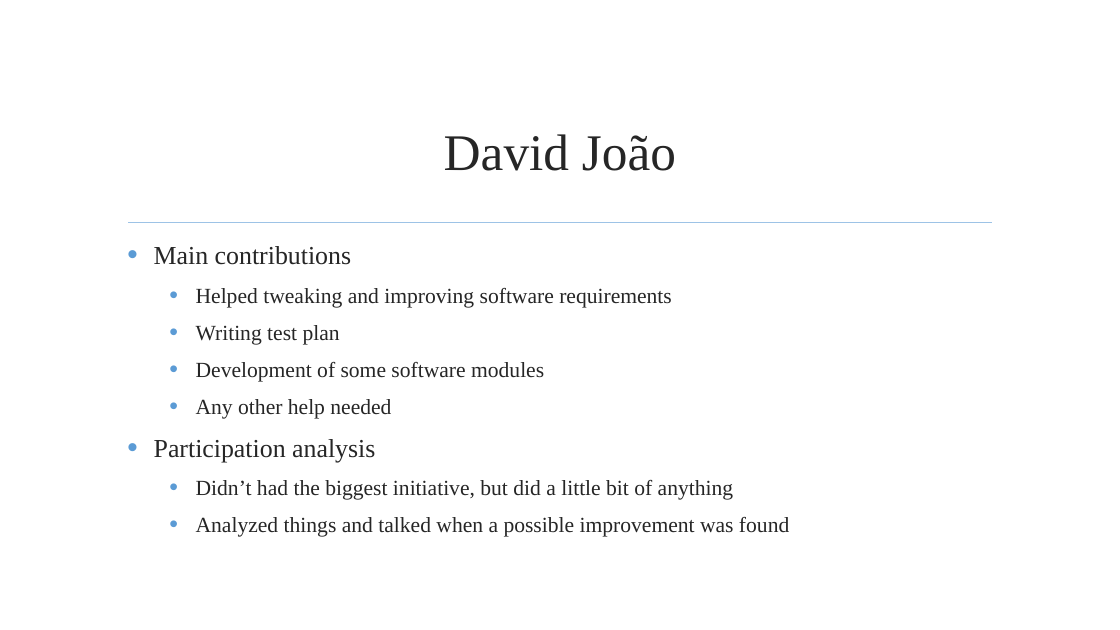
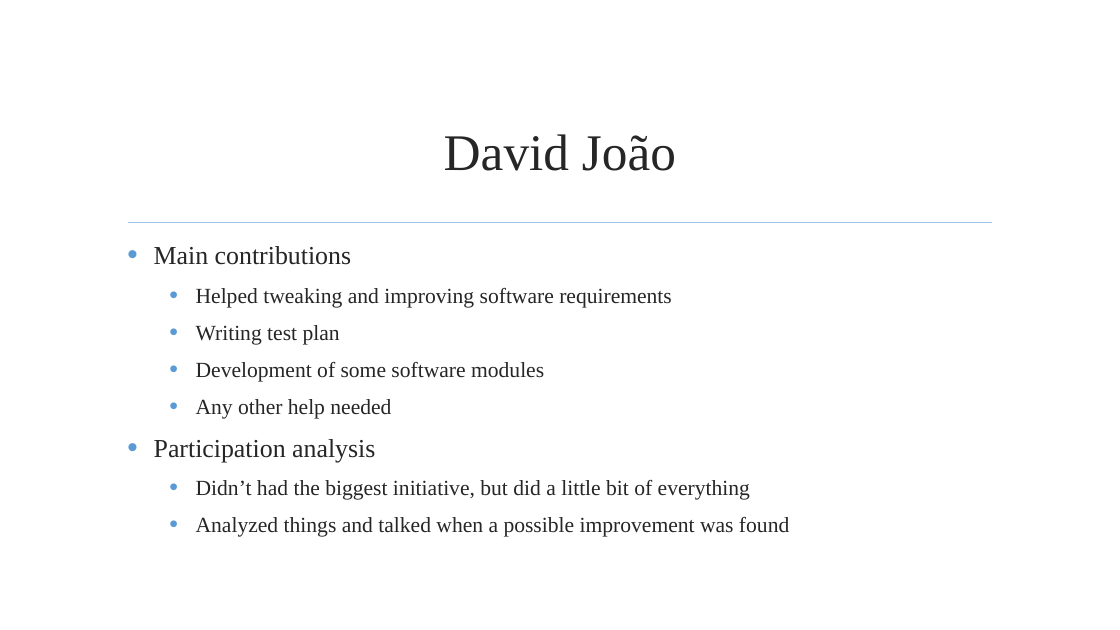
Before and after one commit to jmgirao/projetosoftware1213, a slide deck: slide 57 of Final Presentation/Presentation.pptx. Drawn at 1120x630 pixels with LibreOffice and Linux fonts; fonts in the diff are those of the drawing; background and template pictures are left out. Boxes give left, top, right and bottom in pixels: in the first picture for what was removed or moved away, otherwise in the second. Text is boxed around its words. In the diff, an @@ line names an element or a change of style, - is before the commit and + after.

Commit message:
David Silva section correction

```diff
--- a/Final Presentation/Presentation.pptx
+++ b/Final Presentation/Presentation.pptx
@@ text at [196, 480, 750, 500]: text changed @@
-  • Didn’t had the biggest initiative, but did a little bit of anything
+  • Didn’t had the biggest initiative, but did a little bit of everything
```
Also in this commit, not shown: 3 other slides changed.
